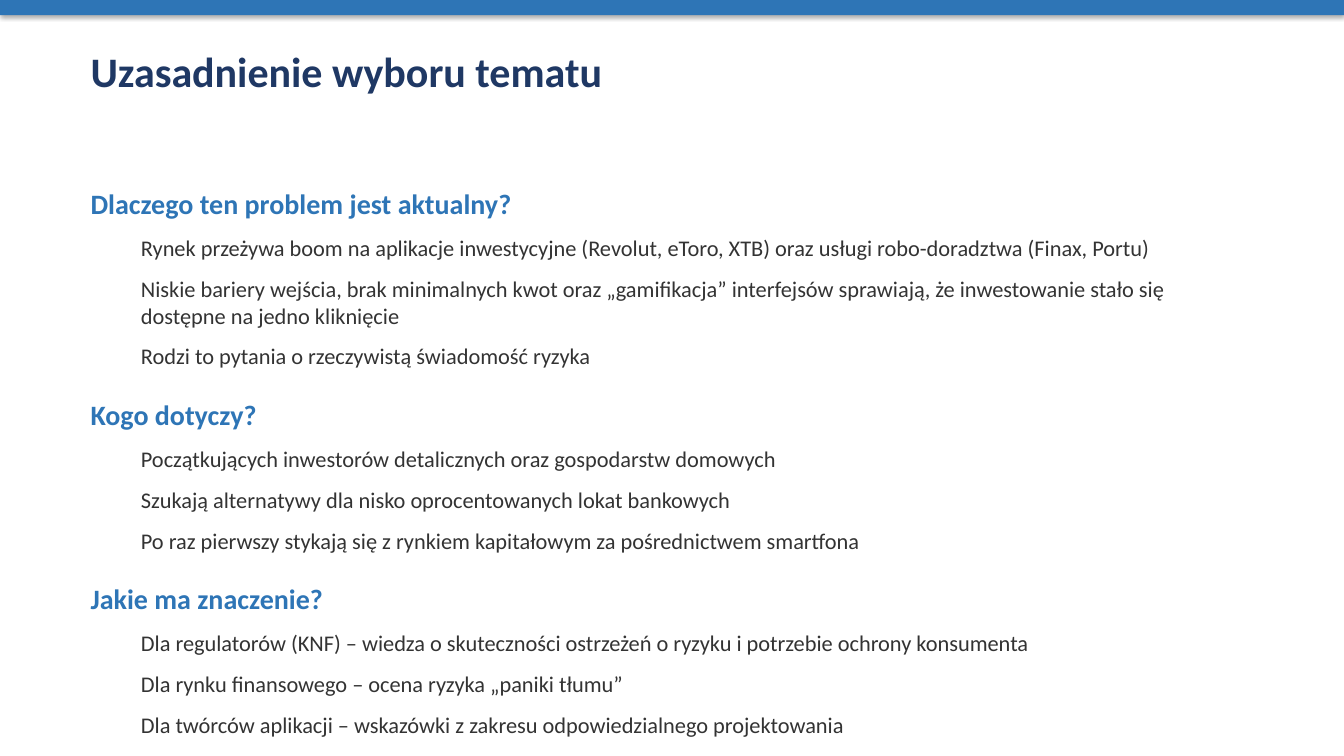
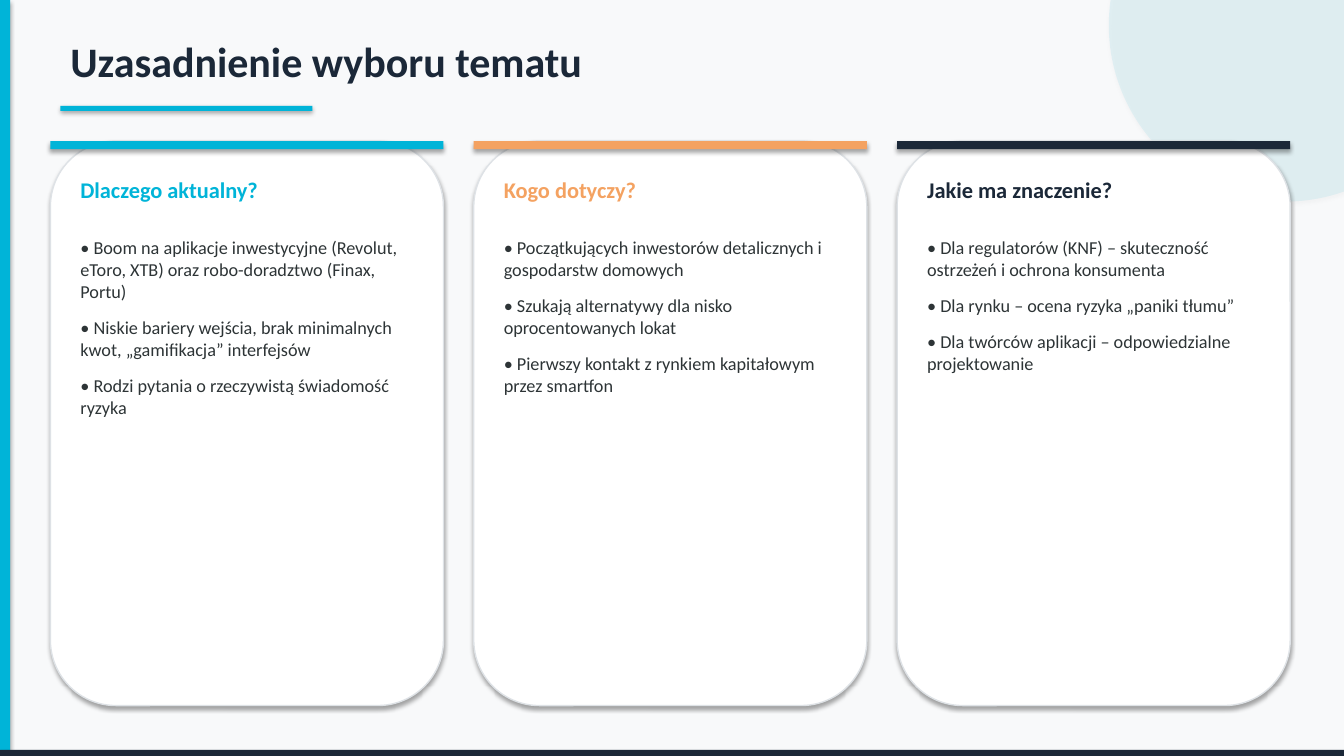
Before and after one commit to krystian61222-cyber/github, a slide deck: slide 2 of Prezentacja_Fintech.pptx. Drawn at 1344x756 pixels with LibreOffice and Linux fonts; fonts in the diff are those of the drawing. Boxes give left, top, right and bottom in pixels: in the first picture for what was removed or moved away, otherwise in the second. Text is boxed around its words. In the diff, an @@ line names an element or a change of style, - is before the commit and + after.

Commit message:
feat: redesign presentation with modern business aesthetic
- Full-bleed dark navy title slide with decorative semi-transparent circles
- Professional color palette: dark navy, teal, warm orange accents
- Three-column card layout for content slides (Slide 2, 9)
- Two-column layout for research questions (Slide 3)
- Colored number badges for interview questions
- Dark background variant for IDI justification and limitations
- Rounded rectangle cards with colored top accent bars
- Thin sidebar and bottom bar decorative elements
- Visual hierarchy with consistent typography

```diff
--- a/Prezentacja_Fintech.pptx
+++ b/Prezentacja_Fintech.pptx
@@ background #FFFFFF to #F8F9FA @@
@@ rectangle removed at (0, 0, 1344, 15) @@
@@ rectangle added at (0, 0, 10, 756), fill #00B4D8 @@
@@ ellipse added at (1109, 0, 1344, 202), fill #00B4D8 at 8% opacity @@
@@ text "Uzasadnienie wyboru tematu": place and size @@
-text "Uzasadnienie wyboru tematu" at (91, 57, 602, 94)
+text "Uzasadnienie wyboru tematu" at (70, 47, 582, 84)
@@ text "Uzasadnienie wyboru tematu" at (70, 47, 582, 84): text colour #1F3864 to #1B2838; more space between paragraphs @@
@@ rectangle added at (60, 106, 313, 111), fill #00B4D8 @@
@@ rounded rectangle added at (50, 141, 444, 706), fill #FFFFFF, outline #DEE2E6 1 pt @@
@@ rectangle added at (50, 141, 444, 149), fill #00B4D8 @@
@@ rounded rectangle added at (474, 141, 867, 706), fill #FFFFFF, outline #DEE2E6 1 pt @@
@@ rectangle added at (474, 141, 867, 149), fill #F4A261 @@
@@ rounded rectangle added at (897, 141, 1291, 706), fill #FFFFFF, outline #DEE2E6 1 pt @@
@@ rectangle added at (897, 141, 1291, 149), fill #1B2838 @@
@@ text added at (80, 182, 257, 202), 16 pt, text #00B4D8, bold @@
+Dlaczego aktualny?
@@ text removed at (91, 194, 1164, 696) @@
-Dlaczego ten problem jest aktualny?
-  Rynek przeżywa boom na aplikacje inwestycyjne (Revolut, eToro, XTB) oraz usługi robo-doradztwa (Finax, Portu)
-  Niskie bariery wejścia, brak minimalnych kwot oraz „gamifikacja” interfejsów sprawiają, że inwestowanie stało się dostępne na jedno kliknięcie
-  Rodzi to pytania o rzeczywistą świadomość ryzyka
-Kogo dotyczy?
-  Początkujących inwestorów detalicznych oraz gospodarstw domowych
-  Szukają alternatywy dla nisko oprocentowanych lokat bankowych
-  Po raz pierwszy stykają się z rynkiem kapitałowym za pośrednictwem smartfona
-Jakie ma znaczenie?
-  Dla regulatorów (KNF) – wiedza o skuteczności ostrzeżeń o ryzyku i potrzebie ochrony konsumenta
-  Dla rynku finansowego – ocena ryzyka „paniki tłumu”
-  Dla twórców aplikacji – wskazówki z zakresu odpowiedzialnego projektowania
@@ text added at (504, 182, 636, 202), 16 pt, text #F4A261, bold @@
+Kogo dotyczy?
@@ text added at (927, 182, 1112, 198), 16 pt, text #1B2838, bold @@
+Jakie ma znaczenie?
@@ text added at (80, 241, 397, 417), 13 pt, text #2D3436 @@
+• Boom na aplikacje inwestycyjne (Revolut, eToro, XTB) oraz robo-doradztwo (Finax, Portu)
+• Niskie bariery wejścia, brak minimalnych kwot, „gamifikacja” interfejsów
+• Rodzi pytania o rzeczywistą świadomość ryzyka
@@ text added at (504, 241, 822, 395), 13 pt, text #2D3436 @@
+• Początkujących inwestorów detalicznych i gospodarstw domowych
+• Szukają alternatywy dla nisko oprocentowanych lokat
+• Pierwszy kontakt z rynkiem kapitałowym przez smartfon
@@ text added at (927, 241, 1235, 373), 13 pt, text #2D3436 @@
+• Dla regulatorów (KNF) – skuteczność ostrzeżeń i ochrona konsumenta
+• Dla rynku – ocena ryzyka „paniki tłumu”
+• Dla twórców aplikacji – odpowiedzialne projektowanie
@@ rectangle added at (0, 750, 1344, 756), fill #1B2838 @@
```
Also in this commit, not shown: 8 other slides changed, 1 other file.
